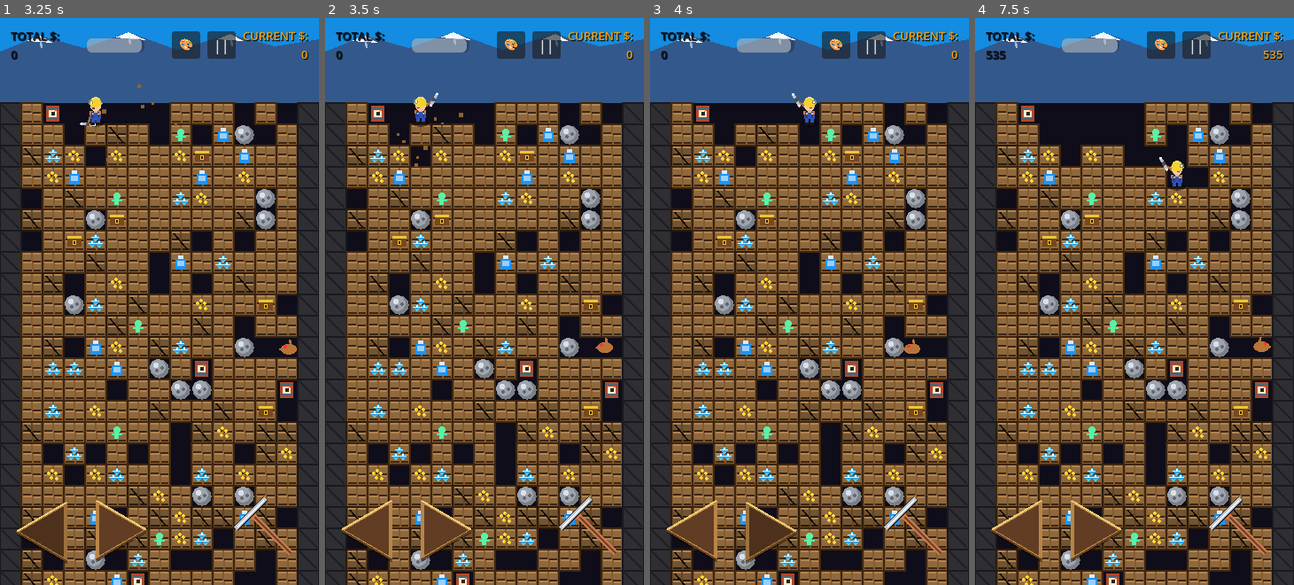
Above: before the commit, frames 1-4 (left to right).
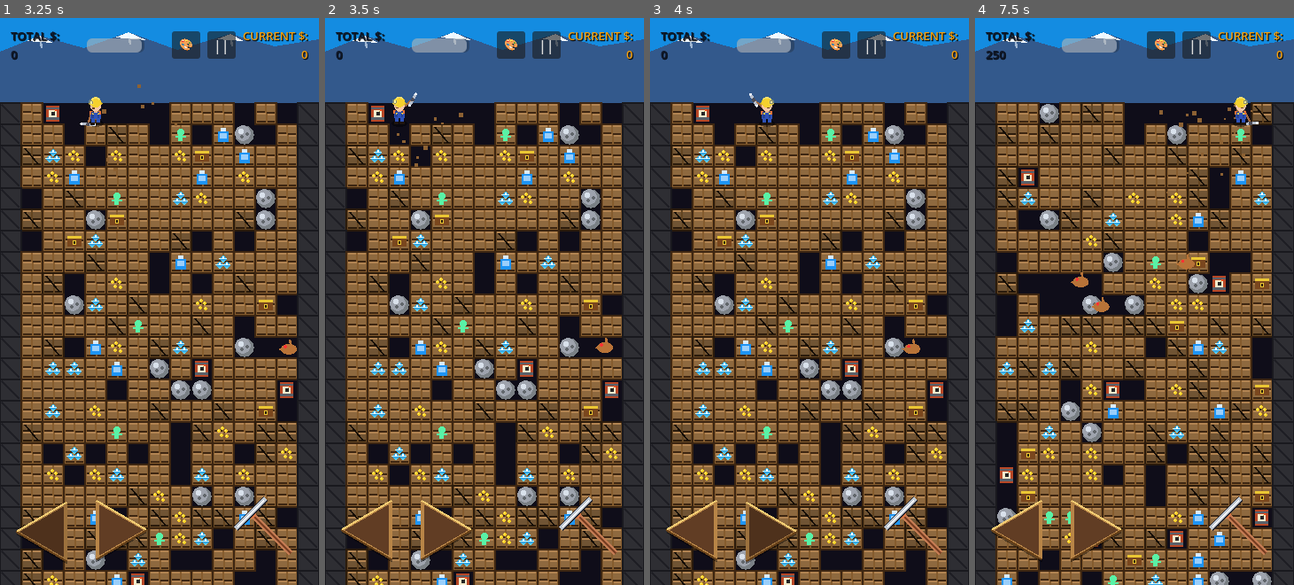
Above: after the commit, the same moments.

Repository: alex-renny/RETRORA
Game: Godot game, scene res://scenes/forbidden_treasures/ForbiddenTreasures.tscn
Same seed, same stepped clock (60 frames per second), same inputs: the game is played once before the commit and once after it. This scene is started directly instead of the project's main scene.
Inputs (mouse positions are in pixels of both pictures, inside the frame that each line leads up to):
- Up to frame 1 (3.25 s): click "🎨" at 0.5 s; click "||" at 1.25 s; click "RESTART" at 2 s; tap Enter (ui_accept) at 2.75 s; drag from (44, 528) to (191, 176) at 2.77 s
- Up to frame 2 (3.5 s): no input
- Up to frame 3 (4 s): drag from (768, 528) to (793, 414) at 3.52 s
- Up to frame 4 (7.5 s): move the mouse to (1239, 528) at 4.27 s; hold Left (ui_left) 4.28-5 s; tap 1 at 4.35 s; click (1239, 528) at 4.42 s; drag from (1118, 414) to (1038, 216) at 5.02 s; move the mouse to (1230, 386) at 5.77 s; hold Right (ui_right) 5.78-6.5 s; tap E at 5.85 s; click (1230, 386) at 5.92 s; tap Enter (ui_accept) at 6.02, 6.32 s; click (1093, 346) at 6.5 s, where only the run after the commit has a clickable "RETRY"; drag from (1038, 216) to (1086, 159) at 7.27 s

Frame 1 is identical in both runs. In frame 2, 0.4% of the frame differs, in the area x 21-36%, y 13-20%; in frame 3, 0.4%; in frame 4, 34%, in the area x 3-97%, y 3-100%.
Error before the commit: Invalid call. Nonexistent function 'open' in base 'Control (CustomizerModal.gd)'. (res://scripts/forbidden_treasures/ForbiddenTreasuresController.gd:265)
Error after the commit: Invalid call. Nonexistent function 'open' in base 'Control (CustomizerModal.gd)'. (res://scripts/forbidden_treasures/ForbiddenTreasuresController.gd:322)

Commit message:
fix: Forbidden Treasures touch buttons - use _input() with rect detection instead of gui_input

Diff:
--- a/scenes/forbidden_treasures/ForbiddenTreasures.tscn
+++ b/scenes/forbidden_treasures/ForbiddenTreasures.tscn
@@ -79,6 +79,7 @@
 offset_top = -140.0
 grow_horizontal = 2
 grow_vertical = 0
+mouse_filter = 2
 
 [node name="LeftArrow" type="Control" parent="HUD/TouchControls"]
 layout_mode = 1
--- a/scripts/forbidden_treasures/ForbiddenTreasuresController.gd
+++ b/scripts/forbidden_treasures/ForbiddenTreasuresController.gd
@@ -61,11 +61,6 @@
 	menu_btn.pressed.connect(func(): GameManager.go_to_game_select())
 	next_level_btn.pressed.connect(_on_next_level_pressed)
 
-	# Touch Buttons input connections
-	btn_left.gui_input.connect(func(ev): _handle_dir_input(ev, Vector2i.LEFT))
-	btn_right.gui_input.connect(func(ev): _handle_dir_input(ev, Vector2i.RIGHT))
-	btn_pick.gui_input.connect(_handle_pick_input)
-
 	# CaveGrid signals
 	cave_grid.treasure_collected.connect(_on_treasure_collected)
 	cave_grid.h2o_collected.connect(_on_h2o_collected)
@@ -75,22 +70,84 @@
 
 	start_level(1)
 
-func _handle_dir_input(event: InputEvent, dir: Vector2i) -> void:
-	if event is InputEventMouseButton and event.button_index == MOUSE_BUTTON_LEFT:
+# Track active touch IDs per button
+var _touch_left_id: int = -1
+var _touch_right_id: int = -1
+var _touch_pick_id: int = -1
+
+func _input(event: InputEvent) -> void:
+	if not is_game_active:
+		return
+	if customizer_modal.visible or level_clear_panel.visible or game_over_panel.visible:
+		return
+
+	if event is InputEventScreenTouch:
+		var pos = event.position
 		if event.pressed:
-			hold_dir = dir
-		elif hold_dir == dir:
-			hold_dir = Vector2i.ZERO
-	elif event is InputEventScreenTouch:
+			# Check which button was touched
+			if _rect_contains(btn_left, pos):
+				_touch_left_id = event.index
+				hold_dir = Vector2i.LEFT
+				btn_left.is_pressed = true
+				btn_left.queue_redraw()
+			elif _rect_contains(btn_right, pos):
+				_touch_right_id = event.index
+				hold_dir = Vector2i.RIGHT
+				btn_right.is_pressed = true
+				btn_right.queue_redraw()
+			elif _rect_contains(btn_pick, pos):
+				_touch_pick_id = event.index
+				btn_pick.is_pressed = true
+				btn_pick.queue_redraw()
+				_try_dig_down_or_facing()
+		else:
+			# Release: clear by touch index
+			if event.index == _touch_left_id:
+				_touch_left_id = -1
+				hold_dir = Vector2i.ZERO
+				btn_left.is_pressed = false
+				btn_left.queue_redraw()
+			if event.index == _touch_right_id:
+				_touch_right_id = -1
+				if hold_dir == Vector2i.RIGHT:
+					hold_dir = Vector2i.ZERO
+				btn_right.is_pressed = false
+				btn_right.queue_redraw()
+			if event.index == _touch_pick_id:
+				_touch_pick_id = -1
+				btn_pick.is_pressed = false
+				btn_pick.queue_redraw()
+	elif event is InputEventMouseButton and event.button_index == MOUSE_BUTTON_LEFT:
+		var pos = event.position
 		if event.pressed:
-			hold_dir = dir
-		elif hold_dir == dir:
-			hold_dir = Vector2i.ZERO
-
-func _handle_pick_input(event: InputEvent) -> void:
-	if (event is InputEventMouseButton and event.button_index == MOUSE_BUTTON_LEFT and event.pressed) or (event is InputEventScreenTouch and event.pressed):
-		# Big pickaxe digs down or forward
-		_try_dig_down_or_facing()
+			if _rect_contains(btn_left, pos):
+				hold_dir = Vector2i.LEFT
+				btn_left.is_pressed = true
+				btn_left.queue_redraw()
+			elif _rect_contains(btn_right, pos):
+				hold_dir = Vector2i.RIGHT
+				btn_right.is_pressed = true
+				btn_right.queue_redraw()
+			elif _rect_contains(btn_pick, pos):
+				btn_pick.is_pressed = true
+				btn_pick.queue_redraw()
+				_try_dig_down_or_facing()
+		else:
+			if hold_dir == Vector2i.LEFT and _rect_contains(btn_left, pos):
+				hold_dir = Vector2i.ZERO
+				btn_left.is_pressed = false
+				btn_left.queue_redraw()
+			if hold_dir == Vector2i.RIGHT and _rect_contains(btn_right, pos):
+				hold_dir = Vector2i.ZERO
+				btn_right.is_pressed = false
+				btn_right.queue_redraw()
+			btn_pick.is_pressed = false
+			btn_pick.queue_redraw()
+
+func _rect_contains(ctrl: Control, screen_pos: Vector2) -> bool:
+	# Convert screen position to control local space via its global rect
+	var gr = ctrl.get_global_rect()
+	return gr.has_point(screen_pos)
 
 func _apply_theme() -> void:
 	var pal = SettingsManager.get_palette()
